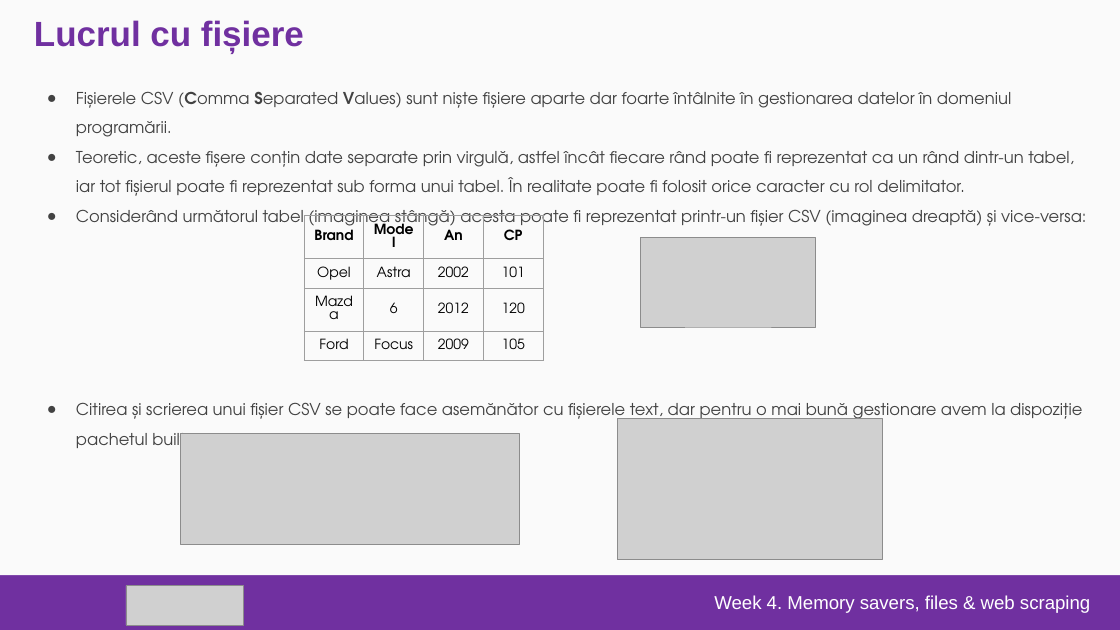
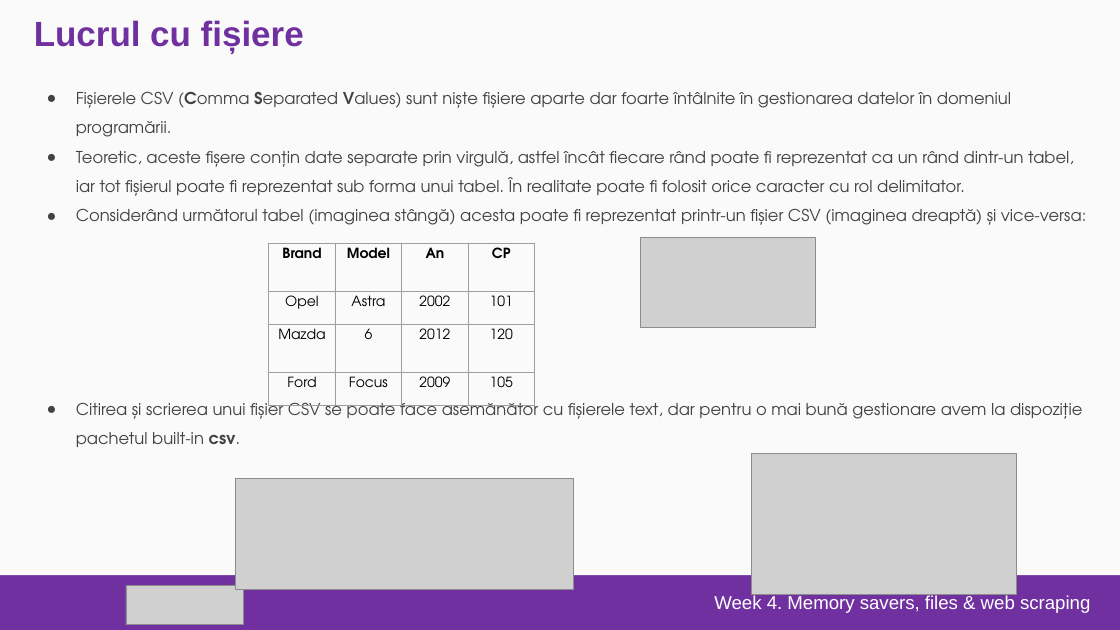
Before and after one commit to Niko18500/Curs-Python-Google, a slide deck: slide 18 of Slide-uri/GAD-04-MemorySaversWebScrapper.pptx. Drawn at 1120x630 pixels with LibreOffice and Linux fonts; fonts in the diff are those of the drawing; grey boxes stand for pictures; background and template pictures are left out. Boxes give left, top, right and bottom in pixels: in the first picture for what was removed or moved away, otherwise in the second. Text is boxed around its words. In the diff, an @@ line names an element or a change of style, - is before the commit and + after.

```diff
--- a/Slide-uri/GAD-04-MemorySaversWebScrapper.pptx
+++ b/Slide-uri/GAD-04-MemorySaversWebScrapper.pptx
@@ text "Fișierele CSV (Comma Separated Values) ..." rewrapped from bbox=[76, 91, 1086, 453] to bbox=[76, 91, 1086, 447] @@
@@ table at bbox=[269, 244, 534, 406] @@
@@ borders changed @@
@@ table: place and size @@
-table at bbox=[304, 216, 543, 492]
+table at bbox=[269, 244, 534, 406]
@@ picture: place and size @@
-picture at bbox=[181, 434, 519, 545]
+picture at bbox=[235, 479, 574, 590]
@@ picture: place and size @@
-picture at bbox=[618, 419, 883, 560]
+picture at bbox=[752, 454, 1017, 595]
```
Also in this commit, not shown: 9 other slides changed, 27 other files.
